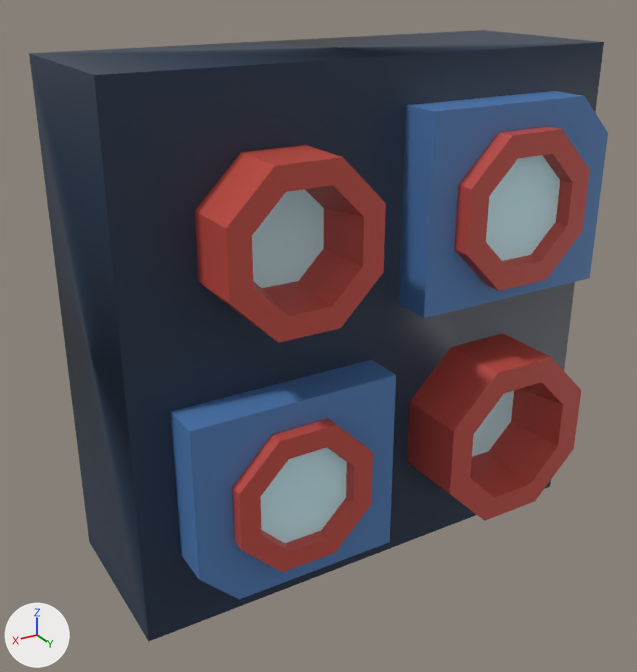
What one commit did to the FBX model Unity/AGA/Assets/Game/CastleGenerator/T1.Omino/FBX/CastleChunks/P2x2.004.fbx.
Before and after are seen from a 50 mm camera at (2.54, 26.68, 65.6) aimed at (-0.75, 21.2, 62.86). Lighting does not change. The marker at lower left points along +X, +Y and +Z. Where no turn or scale is listed for an object, it has been applied to the vertices. Vertices at the same position are counted once.

Script lines for the objects in view, before the commit:
```python
ob_cube_065 = bpy.data.objects.new('Cube.065', me_cube_152)
ob_cube_065.location = (-2.088, 21.282, 63.94)
ob_cube_066 = bpy.data.objects.new('Cube.066', me_cube_153)
ob_cube_066.location = (-0.031, 21.281, 62.083)
ob_cylinder_006 = bpy.data.objects.new('Cylinder.006', me_cylinder_028)
ob_cylinder_006.location = (-0.115, 21.541, 63.918)
ob_cylinder_007 = bpy.data.objects.new('Cylinder.007', me_cylinder_029)
ob_cylinder_007.location = (-1.95, 21.541, 63.918)
ob_cylinder_030 = bpy.data.objects.new('Cylinder.030', me_cylinder_030)
ob_cylinder_030.location = (-1.95, 21.541, 62.083)
ob_cylinder_031 = bpy.data.objects.new('Cylinder.031', me_cylinder_032)
ob_cylinder_031.location = (-0.115, 21.541, 62.083)
ob_p2x2_004 = bpy.data.objects.new('P2x2.004', me_cube_149)
ob_p2x2_004.location = (0.0, 21.0, 61.999)
```
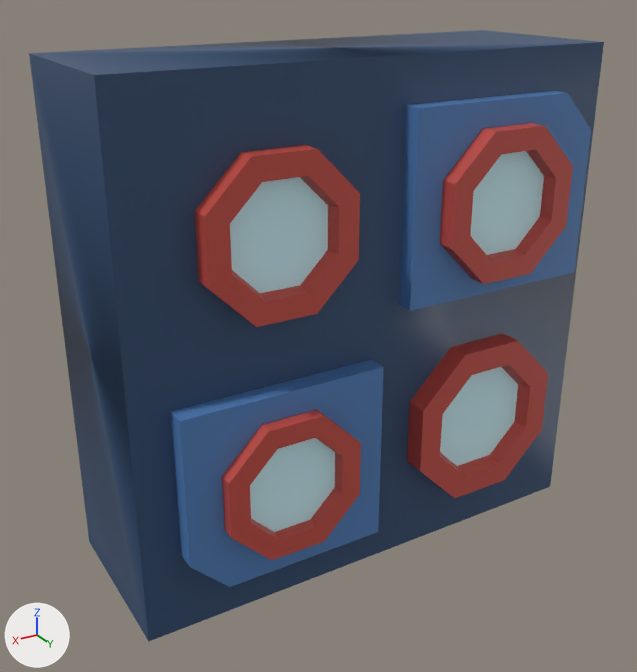
Location of each change, [x1, y1, x2, y2] in pixels of the pictures (637 x 672 px):
```json
{"object": "Cylinder.006", "change": "reshaped", "before": [195, 145, 386, 343], "after": [195, 145, 360, 327], "on screen": "14% narrower, 8% shorter"}
{"object": "Cube.066", "change": "moved", "before": [171, 360, 396, 599], "after": [171, 360, 384, 587]}
{"object": "Cube.065", "change": "moved", "before": [399, 91, 608, 318], "after": [399, 91, 591, 311]}
{"object": "Cylinder.030", "change": "reshaped", "before": [407, 333, 581, 521], "after": [407, 333, 548, 498], "on screen": "19% narrower, 12% shorter"}
{"object": "Cylinder.007", "change": "moved", "before": [454, 126, 590, 291], "after": [440, 123, 573, 284]}
{"object": "Cylinder.031", "change": "moved", "before": [232, 418, 373, 572], "after": [222, 409, 361, 560]}
{"part": 3, "of": "me_cube_149", "change": "surface changed", "before": [29, 30, 604, 641], "after": [29, 30, 604, 641]}
```

Scene script edits in JSON lines:
```json
{"block": "me_cylinder_028", "where": "me_cylinder_028.from_pydata(...)  # 40 vertices, 27 faces; spans x -0.563..0.563, y -0.61..0.61, z -0.563..0.563"}
{"block": "me_cylinder_028", "where": "# used by ob_cylinder_006; location = (-0.115, 21.541, 63.918)"}
{"block": "me_cylinder_028", "change": "me_cylinder_028 part 1: all 16 vertices in x -0.563..0.563, y 0.61, z -0.563..0.563 are moved by (0.0, -0.299, 0.0)"}
{"block": "me_cube_149", "where": "me_cube_149.from_pydata(...)  # 18 vertices, 20 faces; spans x -3.0..1.0, y -0.7..0.7, z -1.0..3.0"}
{"block": "me_cube_149", "where": "# used by ob_p2x2_004; location = (0.0, 21.0, 61.999)"}
{"block": "me_cube_149", "change": "me_cube_149 part 3: texture (UV) coordinates of 20 of 20 faces, centred in x -3.0..1.0, y -0.7..0.7, z -1.0..3.0, changed; they spanned u 0.16..0.17, v 0.16..0.17 and now span u 0.11..0.12, v 0.16..0.17"}
{"block": "me_cylinder_030", "where": "me_cylinder_030.from_pydata(...)  # 40 vertices, 27 faces; spans x -0.66..0.66, y -0.714..0.714, z -0.66..0.66"}
{"block": "me_cylinder_030", "where": "# used by ob_cylinder_030; location = (-1.95, 21.541, 62.083)"}
{"block": "me_cylinder_030", "change": "me_cylinder_030 part 2: all 16 vertices in x -0.66..0.66, y 0.714, z -0.66..0.66 are moved by (0.0, -0.376, 0.0)"}
{"op": "set", "path": "ob_cube_065.location", "old": "(-2.088, 21.282, 63.94)", "new": "(-2.088, 21.113, 63.94)"}
{"op": "set", "path": "ob_cube_066.location", "old": "(-0.031, 21.281, 62.083)", "new": "(-0.031, 21.122, 62.083)"}
{"op": "set", "path": "ob_cylinder_031.location", "old": "(-0.115, 21.541, 62.083)", "new": "(-0.115, 21.383, 62.083)"}
{"op": "set", "path": "ob_cylinder_007.location", "old": "(-1.95, 21.541, 63.918)", "new": "(-1.95, 21.373, 63.918)"}
```
